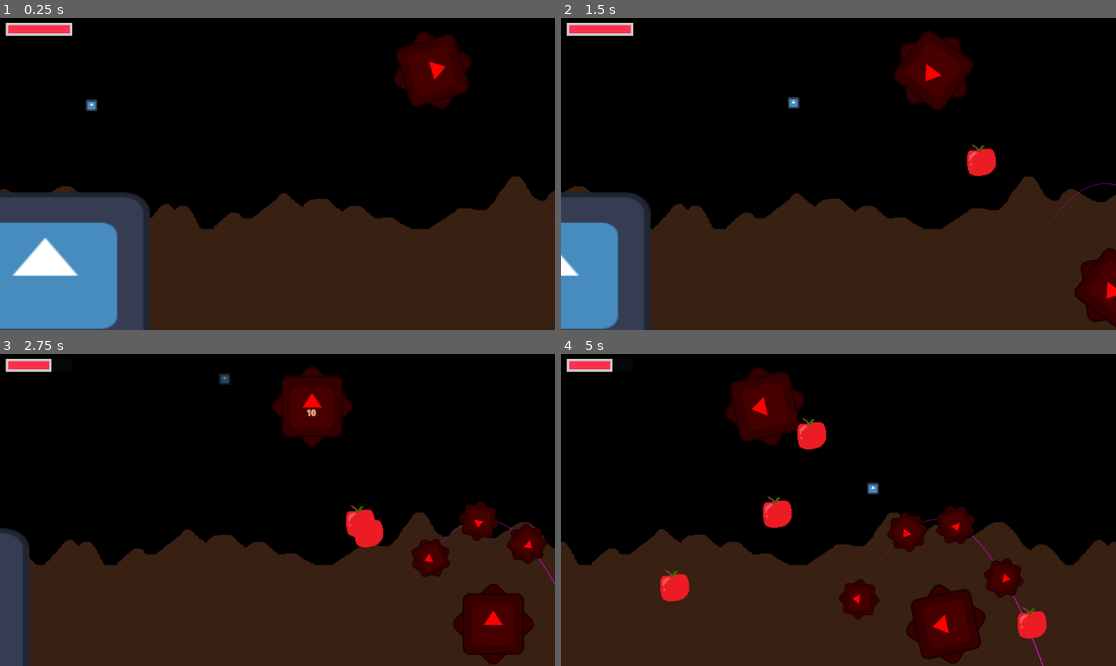
Above: before the commit, frames 1-4 (two rows, left to right).
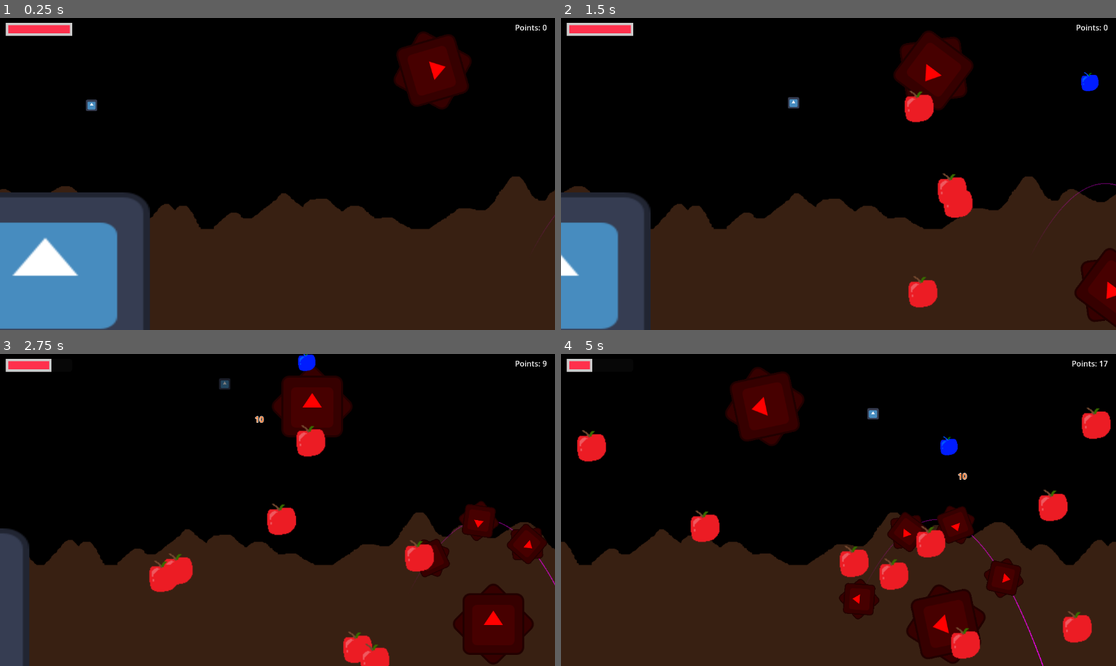
Above: after the commit, the same moments.

Repository: Kurooco/HonorsProject
Game: Godot game, scene res://globals/level_handler.tscn
The game is run twice, just before and just after one commit, with the same random seed, the same clock (stepped at 60 frames per second) and the same inputs. The engine's default icon, where the game draws it, is replaced by a stand-in: a white triangle on a blue panel in a dark square.
Inputs:
- Up to frame 1 (0.25 s): no input
- Up to frame 2 (1.5 s): hold Right (right) from 0.53 s (still down); tap Up (jump) at 0.6, 0.77, 1.07 s; tap Down (dive) at 1.35 s
- Up to frame 3 (2.75 s): tap Up (jump) at 1.52, 1.55, 1.82, 2.3 s; release Right (right) at 2.03 s; hold Left (left) from 2.03 s (still down); hold Space (shoot) from 2.03 s (still down)
- Up to frame 4 (5 s): release Left (left) at 2.78 s; release Space (shoot) at 2.78 s; hold Right (right) 2.78-4.28 s; tap Up (jump) at 2.85, 3.02, 3.32, 3.77, 3.8, 4.07, 4.52, 4.55, 4.82 s; hold Down (dive) 3.53-4.28 s; hold Left (left) from 4.28 s (still down); tap Space (shoot) at 4.35 s

The runs differ from the first frame. In frame 1, less than 0.1% of the frame differs, in the area x 92-99%, y 2-5%; in frame 2, 2.2%; in frame 3, 3.6%; in frame 4, 6.1%, in the area x 2-100%, y 1-98%.

Commit message:
added enemy and point counter

Diff:
--- a/globals/level_handler.gd
+++ b/globals/level_handler.gd
@@ -8,8 +8,7 @@
 	Autoload.level_handler = self
 	set_level(opening_scene.resource_path)
 
-func _process(delta):
-	$HUD/ProgressBar.value = (Autoload.player.health_component.health/float(Autoload.player.health_component.max_health))*100
+
 
 func set_level(path: String):
 	if(is_instance_valid(current_level)):
--- a/globals/level_handler.tscn
+++ b/globals/level_handler.tscn
@@ -1,7 +1,8 @@
-[gd_scene load_steps=4 format=3 uid="uid://jip4wup8hkl7"]
+[gd_scene load_steps=5 format=3 uid="uid://jip4wup8hkl7"]
 
 [ext_resource type="Script" uid="uid://d2mcprb77tpp2" path="res://globals/level_handler.gd" id="1_2e1au"]
 [ext_resource type="PackedScene" uid="uid://ctkfbpows8frn" path="res://scenes/levels/level_1.tscn" id="2_71i82"]
+[ext_resource type="Script" uid="uid://jah44sasojar" path="res://scenes/ui/hud.gd" id="3_cp8yn"]
 
 [sub_resource type="StyleBoxFlat" id="StyleBoxFlat_71i82"]
 bg_color = Color(1, 0.18939, 0.298565, 1)
@@ -15,6 +16,7 @@
 opening_scene = ExtResource("2_71i82")
 
 [node name="HUD" type="CanvasLayer" parent="."]
+script = ExtResource("3_cp8yn")
 
 [node name="ProgressBar" type="ProgressBar" parent="HUD"]
 offset_left = 12.0
@@ -23,3 +25,15 @@
 offset_bottom = 37.0
 theme_override_styles/fill = SubResource("StyleBoxFlat_71i82")
 show_percentage = false
+
+[node name="Points" type="Label" parent="HUD"]
+anchors_preset = 1
+anchor_left = 1.0
+anchor_right = 1.0
+offset_left = -221.0
+offset_top = 8.0
+offset_right = -16.0
+offset_bottom = 31.0
+grow_horizontal = 0
+text = "Points: 0"
+horizontal_alignment = 2
--- a/scenes/level_objects/assist/food.tscn
+++ b/scenes/level_objects/assist/food.tscn
@@ -7,7 +7,7 @@
 [sub_resource type="RectangleShape2D" id="RectangleShape2D_jswwm"]
 size = Vector2(61, 63)
 
-[node name="Food" type="Area2D"]
+[node name="Food" type="Area2D" groups=["food"]]
 script = ExtResource("1_1otte")
 
 [node name="CollisionShape2D" type="CollisionShape2D" parent="."]
--- /dev/null
+++ b/scenes/level_objects/hazards/enemy.gd
@@ -0,0 +1,69 @@
+extends CharacterBody2D
+
+
+const SPEED = 25.0
+const MAX_JUMP_VELOCITY = -500.0
+const JUMP_VELOCITY_DECLINE = 100
+const BOUNCE_VELOCITY = -400
+
+var jump_velocity = MAX_JUMP_VELOCITY
+var consecutive_bounces = 0
+var acorns = 0
+var can_jump = true
+
+func _ready():
+	set_process(false)
+
+func _physics_process(delta):
+	var target = null
+	if(jump_velocity > MAX_JUMP_VELOCITY/2):
+		var min_dist = INF
+		var closest_food = null
+		for i in get_tree().get_nodes_in_group("food"):
+			if(global_position.distance_to(i.global_position) < min_dist):
+				min_dist = global_position.distance_to(i.global_position)
+				closest_food = i
+		target = closest_food
+	else:
+		target = Autoload.player
+
+	# Add the gravity.
+	if not is_on_floor():
+		velocity += get_gravity() * delta * (acorns/3 + 1)
+	var relative_position = position - get_viewport().get_camera_2d().position
+	if(relative_position.y < -get_viewport_rect().size.y/2):
+		velocity += get_gravity() * delta * 2
+
+	if(target != null):
+		# Handle jump.
+		if(is_on_floor()):
+			jump_velocity = MAX_JUMP_VELOCITY
+		if(target.position.y < position.y && jump_velocity <= 0 && can_jump):
+			velocity.y = jump_velocity
+			jump_velocity += JUMP_VELOCITY_DECLINE
+			can_jump = false
+			$JumpTimer.start()
+
+		# Move left and right
+		var direction = abs(target.position.x - position.x)/(target.position.x - position.x)
+		if direction:
+			velocity.x += direction * SPEED
+		velocity.x = lerp(velocity.x, 0.0, 1 - pow(.05, delta))
+
+
+	move_and_slide()
+
+
+func _on_detection_area_area_entered(area):
+	if(area is Food):
+		velocity.y = MAX_JUMP_VELOCITY
+		jump_velocity = MAX_JUMP_VELOCITY
+		area.jump_on()
+
+
+func _on_jump_timer_timeout():
+	can_jump = true
+
+
+func _on_visible_on_screen_notifier_2d_screen_entered():
+	set_process(true)
--- /dev/null
+++ b/scenes/level_objects/hazards/enemy.tscn
@@ -0,0 +1,33 @@
+[gd_scene load_steps=5 format=3 uid="uid://car5sxy6gpfc"]
+
+[ext_resource type="Texture2D" uid="uid://cui2wmmtxqnv5" path="res://art/apple.png" id="1_ga6pt"]
+[ext_resource type="Script" uid="uid://deal2cwf0qygb" path="res://scenes/level_objects/hazards/enemy.gd" id="1_kuaqs"]
+
+[sub_resource type="RectangleShape2D" id="RectangleShape2D_kuaqs"]
+
+[sub_resource type="RectangleShape2D" id="RectangleShape2D_2xud0"]
+
+[node name="Enemy" type="CharacterBody2D"]
+collision_layer = 0
+script = ExtResource("1_kuaqs")
+
+[node name="CollisionShape2D" type="CollisionShape2D" parent="."]
+shape = SubResource("RectangleShape2D_kuaqs")
+
+[node name="Sprite2D" type="Sprite2D" parent="."]
+modulate = Color(0, 1, 59.669, 1)
+texture = ExtResource("1_ga6pt")
+
+[node name="DetectionArea" type="Area2D" parent="."]
+
+[node name="CollisionShape2D" type="CollisionShape2D" parent="DetectionArea"]
+shape = SubResource("RectangleShape2D_2xud0")
+
+[node name="JumpTimer" type="Timer" parent="."]
+wait_time = 0.3
+
+[node name="VisibleOnScreenNotifier2D" type="VisibleOnScreenNotifier2D" parent="."]
+
+[connection signal="area_entered" from="DetectionArea" to="." method="_on_detection_area_area_entered"]
+[connection signal="timeout" from="JumpTimer" to="." method="_on_jump_timer_timeout"]
+[connection signal="screen_entered" from="VisibleOnScreenNotifier2D" to="." method="_on_visible_on_screen_notifier_2d_screen_entered"]
--- a/scenes/levels/level_1.tscn
+++ b/scenes/levels/level_1.tscn
@@ -9,6 +9,7 @@
 [ext_resource type="PackedScene" uid="uid://bf0rwbbj1b2hd" path="res://scenes/level_objects/hazards/razor.tscn" id="7_oc4kc"]
 [ext_resource type="PackedScene" uid="uid://b4gmd4bgevkmw" path="res://scenes/level_objects/auxiliary/single_shooter.tscn" id="8_s8va5"]
 [ext_resource type="PackedScene" uid="uid://dsgq6b0qtn3b0" path="res://scenes/level_objects/hazards/moving_razor.tscn" id="9_dga24"]
+[ext_resource type="PackedScene" uid="uid://car5sxy6gpfc" path="res://scenes/level_objects/hazards/enemy.tscn" id="10_qxy0u"]
 
 [sub_resource type="RectangleShape2D" id="RectangleShape2D_ksju7"]
 size = Vector2(199.25, 307.5)
@@ -84,6 +85,7 @@
 [node name="FoodSpawner" parent="." instance=ExtResource("3_nsrm0")]
 position = Vector2(544.08, 62.5631)
 curve = SubResource("Curve2D_nsrm0")
+spawn_time = 0.2
 y_range = Vector2(-800, -500)
 x_range = Vector2(-300, 300)
 
@@ -133,3 +135,6 @@
 position = Vector2(2005, 100)
 scene = ExtResource("9_dga24")
 velocity = Vector2(-500, -300)
+
+[node name="Enemy" parent="." instance=ExtResource("10_qxy0u")]
+position = Vector2(1244, -154)
--- a/scenes/player/player.tscn
+++ b/scenes/player/player.tscn
@@ -13,6 +13,7 @@
 [sub_resource type="RectangleShape2D" id="RectangleShape2D_p47bc"]
 
 [node name="Player" type="CharacterBody2D"]
+collision_layer = 0
 script = ExtResource("1_dovo2")
 
 [node name="Sprite2D" type="Sprite2D" parent="."]
--- /dev/null
+++ b/scenes/ui/hud.gd
@@ -0,0 +1,14 @@
+extends CanvasLayer
+
+var displayed_points = 0.0
+
+# Called when the node enters the scene tree for the first time.
+func _ready():
+	pass # Replace with function body.
+
+
+# Called every frame. 'delta' is the elapsed time since the previous frame.
+func _process(delta):
+	$ProgressBar.value = (Autoload.player.health_component.health/float(Autoload.player.health_component.max_health))*100
+	displayed_points = lerp(displayed_points, float(Autoload.points), 1 - pow(.05, delta))
+	$Points.text = "Points: "+str(int(round(displayed_points)))
Not shown, added: scenes/level_objects/hazards/enemy.gd.uid
Not shown: 1 places in scenes/levels/level_1.tscn that only renumber resources
Not shown, added: scenes/ui/hud.gd.uid
